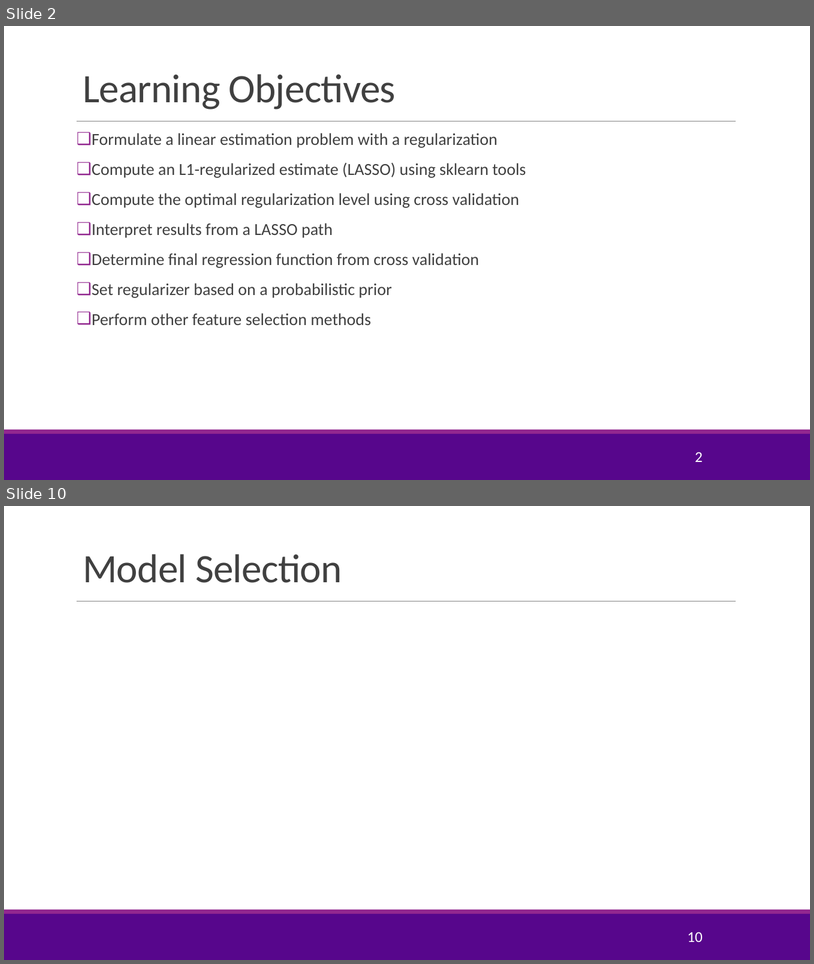
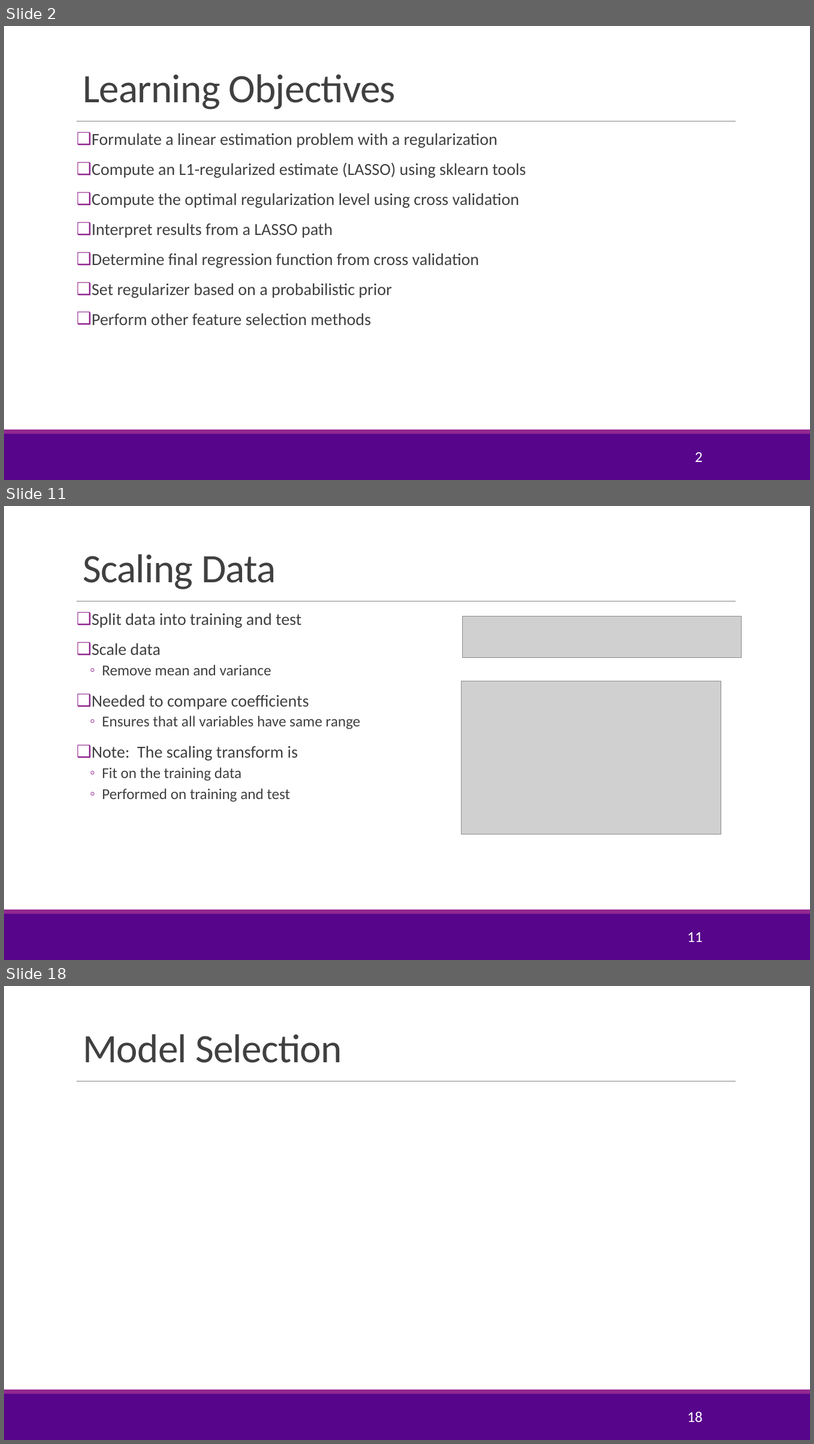
Before and after one commit to sdrangan/introml, a slide deck: lectures/Lect05_Lasso.pptx. Shown one above the other, each under a label of ours: slides 2 and 10 before the commit, slides 2, 11 and 18 after it; the slides between them are not shown. The pictures are 814x964 and 814x1444 pixels, drawn with LibreOffice and Linux fonts; fonts in the diff are those of the drawing; grey boxes stand for pictures; background and template pictures are left out. Boxes give left, top, right and bottom in pixels: in the first picture for what was removed or moved away, otherwise in the second. Text is boxed around its words. In the diff, an @@ line names an element or a change of style, - is before the commit and + after.

```diff
--- a/lectures/Lect05_Lasso.pptx
+++ b/lectures/Lect05_Lasso.pptx
@@ slide 11 added at [4,506,810,960], background #FFFFFF; not listed: 3 template elements that a slide beside it also shows @@
@@ title added at [83,554,276,589], 48 pt, text #404040 @@
+Scaling Data
@@ text added at [92,613,360,802], 18 pt, text #404040 @@
+❑ Split data into training and test
+❑ Scale data
+  ◦ Remove mean and variance
+❑ Needed to compare coefficients
+  ◦ Ensures that all variables have same range
+❑ Note: The scaling transform is
+  ◦ Fit on the training data
+  ◦ Performed on training and test
@@ picture added at [463,616,742,658] @@
@@ picture added at [462,681,722,834] @@
@@ page number added at [687,931,703,942], 18 pt, text #FFFFFF @@
+11
@@ what was slide 10 is now slide 18 @@
@@ page number at [687,1411,703,1422]: text changed @@
-10
+18
```
Also in this commit, not shown: 4 slides changed, 11 other slides added, 4 slides removed, 4 other files.
